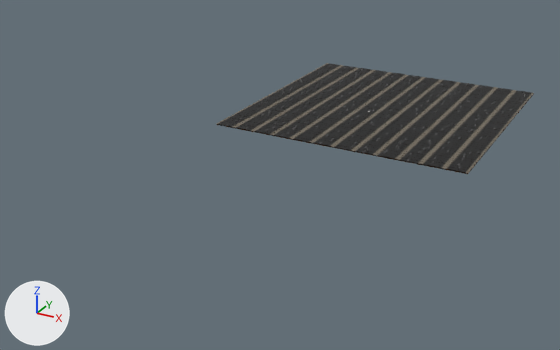
What one commit did to the Blender file blender/ford-boards.blend.
Before and after are seen from a 50 mm lens placed at (13.1, -34.6, 12.4), pointed at (-1.7, -7.5, -1.1). Lighting does not change. The marker at lower left points along +X, +Y and +Z. The picture after the commit comes second.

The scene before the commit, as lines of its bpy script (objects in view):
```python
me_lat_boards = bpy.data.meshes.new('LAT_BOARDS')
me_lat_boards.from_pydata(...)  # 47752 vertices, 15172 faces; spans x -6.0..6.0, y -5.98..6.0, z 0.05..0.07
# faces by material slot: [9166, 6006]
me_lat_boards.materials.append(mat_m_plank)
me_lat_boards.materials.append(mat_bolt_metal)  # dark grey #48484a
me_lat_underlay = bpy.data.meshes.new('LAT_UNDERLAY')
me_lat_underlay.from_pydata([(-6.0, -6.0, 0.01), (6.0, -6.0, 0.01), (6.0, 6.0, 0.01), (-6.0, 6.0, 0.01)], [], [(0, 1, 2, 3)])
me_lat_underlay.materials.append(mat_gap_tone)  # brown #3e2816
ob_lat_boards = bpy.data.objects.new('LAT_BOARDS', me_lat_boards)
ob_lat_boards.location = (0.0, 0.0, 0.0)
ob_lat_underlay = bpy.data.objects.new('LAT_UNDERLAY', me_lat_underlay)
ob_lat_underlay.location = (0.0, 0.0, 0.0)
```
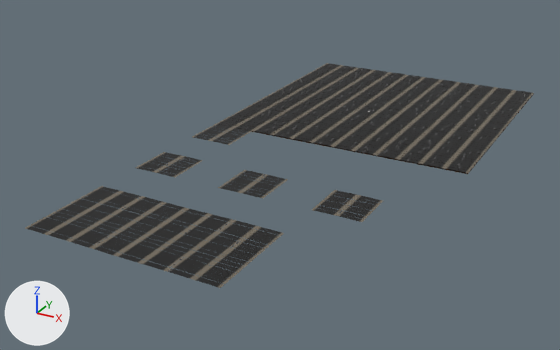
Pixel boxes (x1, y1, x2, y2) of what changed, in the pictures (560 x 350 px):
'LAT_BIG', added: after (25, 124, 383, 288)
    faces in mat_m_plank: (25, 124, 383, 288)

Patch to the scene script:
```diff
--- a/blender/ford-boards.blend.py
+++ b/blender/ford-boards.blend.py
@@ me_lat_big @@
+me_lat_big.from_pydata(...)  # 9288 vertices, 2532 faces; spans x -6.0..4.0, y -17.98..-6.0, z 0.05..0.07
+# faces by material slot: [2142, 390]
+me_lat_big.materials.append(mat_m_plank)
+me_lat_big.materials.append(mat_bolt_metal)  # dark grey #48484a
@@ ob_lat_big @@
+ob_lat_big = bpy.data.objects.new('LAT_BIG', me_lat_big)
+ob_lat_big.location = (0.0, 0.0, 0.0)
```
